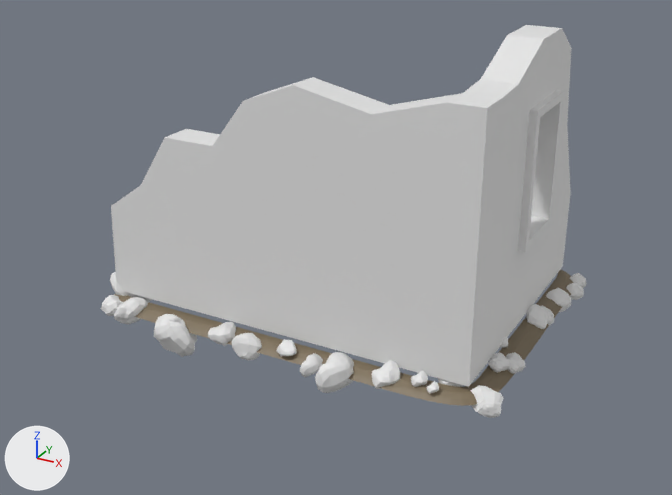
The FBX model Grazer/Assets/Models/Buildings/Building Rubble/Buildings 11.fbx, before and after one commit.
Both versions are drawn from a 50 mm lens placed at (4.54, -9.82, 5.81), pointed at (-0.78, -0.14, 0.97). Arrows for +X, +Y and +Z are at lower left; the lights stay in place. Where no turn or scale is listed for an object, it has been applied to the vertices.
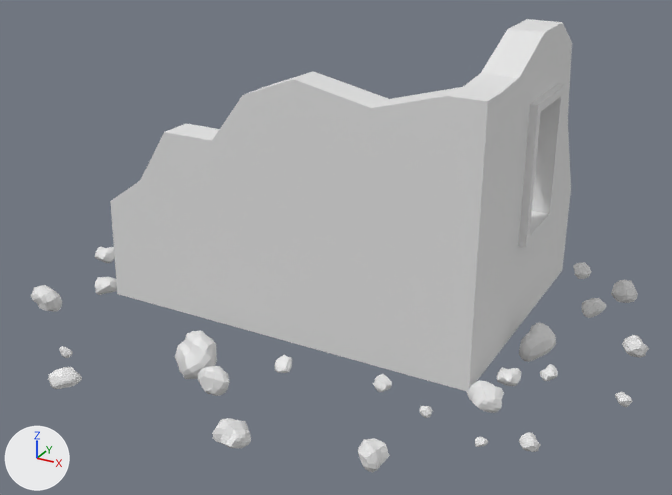
What differs and where, as boxes (x1, y1, x2, y2) in the pictures (672 x 495 px):
'buildingWindS', reshaped, moved (34% wider, 25% taller): before (111, 25, 572, 387); after (31, 19, 649, 473)
'buildingWindS.001', deleted (brown): before (114, 269, 573, 406)
'ExtRock.017', deleted: before (154, 314, 197, 357)
'InnerStone.026', deleted: before (315, 352, 354, 393)
'InnerPebb.111', deleted: before (470, 385, 503, 418)
'ExRock.021', deleted: before (231, 333, 262, 360)
'InnerRock.016', deleted: before (114, 297, 149, 324)
'InnerPebb.113', deleted: before (371, 360, 401, 389)
'ExFlat.029', deleted: before (208, 322, 236, 346)
'ExStone.068', deleted: before (526, 304, 548, 329)
'InnerStone.027', deleted: before (300, 353, 323, 377)
'ExPebb.150', deleted: before (546, 288, 571, 312)
'ExtPebb.273', deleted: before (487, 352, 510, 373)
'ExtPebb.256', deleted: before (101, 295, 123, 316)
'ExtPebb.272', deleted: before (506, 352, 526, 374)
'ExtFlat.018', deleted: before (276, 339, 297, 356)
'ExStone.066', deleted: before (110, 272, 153, 302)
'ExPebb.149', deleted: before (566, 282, 584, 300)
'InnerPebb.112', deleted: before (411, 371, 428, 387)
'ExPebb.148', deleted: before (570, 273, 587, 288)
'InnerPebb.110', deleted: before (426, 381, 439, 394)
'ExPebb.151', deleted: before (542, 305, 554, 327)
'InnerPebb.109', deleted: before (438, 378, 464, 387)
'ExtPebb.271', deleted: before (500, 337, 509, 348)
'InnerFlat.019', deleted: before (169, 316, 182, 322)
part 1 of me_cube_015, built on: after (31, 246, 649, 473)

The change, as a diff of the scene's bpy script:
```diff
--- a/Grazer/Assets/Models/Buildings/Building Rubble/Buildings 11.fbx.py
+++ b/Grazer/Assets/Models/Buildings/Building Rubble/Buildings 11.fbx.py
@@ me_cube_015 @@
-me_cube_015.from_pydata(...)  # 112 vertices, 102 faces; spans x -3.83..1.53, y -0.99..2.8, z 0.0..3.7
+me_cube_015.from_pydata(...)  # 3836 vertices, 3750 faces; spans x -4.96..3.17, y -3.27..3.48, z -0.59..3.7
+# me_cube_015 part 1: 22 vertices moved from x -3.83..1.44, y -0.99..2.8, z 0.0 to x -3.83..1.44, y -0.99..2.8, z -0.14; 3724 vertices added at x -4.96..3.17, y -3.27..3.48, z -0.59..0.13
 me_cube_015.materials.append(mat_ruins)
@@ ob_innerpebb_111 @@
-ob_innerpebb_111 = bpy.data.objects.new('InnerPebb.111', me_cube_039)
@@ ob_buildingwinds @@
 ob_buildingwinds = bpy.data.objects.new('buildingWindS', me_cube_015)
-ob_buildingwinds.location = (0.0, 0.0, 0.0)
+ob_buildingwinds.location = (0.0, 0.0, 0.07)
@@ ob_extpebb_272 @@
-ob_extpebb_272 = bpy.data.objects.new('ExtPebb.272', me_cube_022)
@@ ob_exstone_066 @@
-ob_exstone_066 = bpy.data.objects.new('ExStone.066', me_cube_023)
@@ ob_innerpebb_112 @@
-ob_innerpebb_112 = bpy.data.objects.new('InnerPebb.112', me_cube_039)
@@ ob_innerstone_026 @@
-ob_innerstone_026 = bpy.data.objects.new('InnerStone.026', me_cube_040)
@@ ob_extpebb_271 @@
-ob_extpebb_271 = bpy.data.objects.new('ExtPebb.271', me_cube_022)
@@ ob_extrock_017 @@
-ob_extrock_017 = bpy.data.objects.new('ExtRock.017', me_cube_050)
@@ ob_innerpebb_113 @@
-ob_innerpebb_113 = bpy.data.objects.new('InnerPebb.113', me_cube_039)
@@ ob_buildingwinds_001 @@
-ob_buildingwinds_001 = bpy.data.objects.new('buildingWindS.001', me_cube_030)
@@ ob_extpebb_256 @@
-ob_extpebb_256 = bpy.data.objects.new('ExtPebb.256', me_cube_022)
@@ ob_innerpebb_109 @@
-ob_innerpebb_109 = bpy.data.objects.new('InnerPebb.109', me_cube_039)
@@ ob_exflat_029 @@
-ob_exflat_029 = bpy.data.objects.new('ExFlat.029', me_cube_049)
@@ ob_innerflat_019 @@
-ob_innerflat_019 = bpy.data.objects.new('InnerFlat.019', me_cube_051)
@@ ob_expebb_150 @@
-ob_expebb_150 = bpy.data.objects.new('ExPebb.150', me_cube_037)
@@ ob_exstone_068 @@
-ob_exstone_068 = bpy.data.objects.new('ExStone.068', me_cube_023)
@@ ob_innerstone_027 @@
-ob_innerstone_027 = bpy.data.objects.new('InnerStone.027', me_cube_040)
@@ ob_expebb_148 @@
-ob_expebb_148 = bpy.data.objects.new('ExPebb.148', me_cube_037)
@@ ob_innerrock_016 @@
-ob_innerrock_016 = bpy.data.objects.new('InnerRock.016', me_cube_052)
@@ ob_exrock_021 @@
-ob_exrock_021 = bpy.data.objects.new('ExRock.021', me_cube_048)
@@ ob_innerpebb_110 @@
-ob_innerpebb_110 = bpy.data.objects.new('InnerPebb.110', me_cube_039)
@@ ob_extflat_018 @@
-ob_extflat_018 = bpy.data.objects.new('ExtFlat.018', me_cube_047)
@@ ob_extpebb_273 @@
-ob_extpebb_273 = bpy.data.objects.new('ExtPebb.273', me_cube_022)
@@ ob_expebb_149 @@
-ob_expebb_149 = bpy.data.objects.new('ExPebb.149', me_cube_037)
@@ ob_expebb_151 @@
-ob_expebb_151 = bpy.data.objects.new('ExPebb.151', me_cube_037)
```
